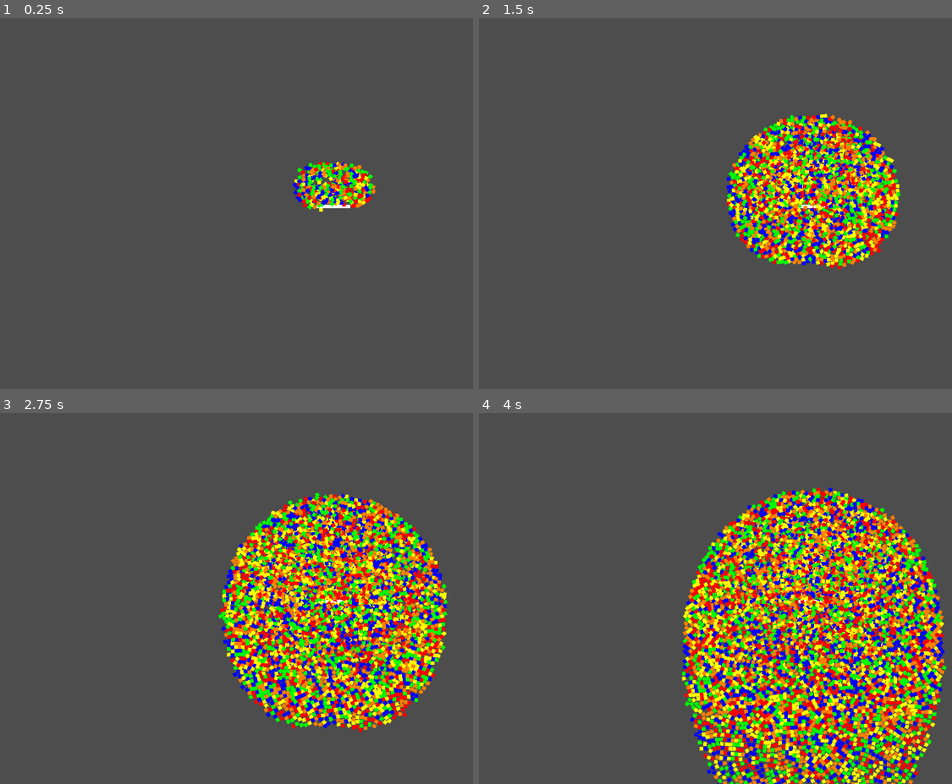
Above: before the commit, frames 1-4 (two rows, left to right).
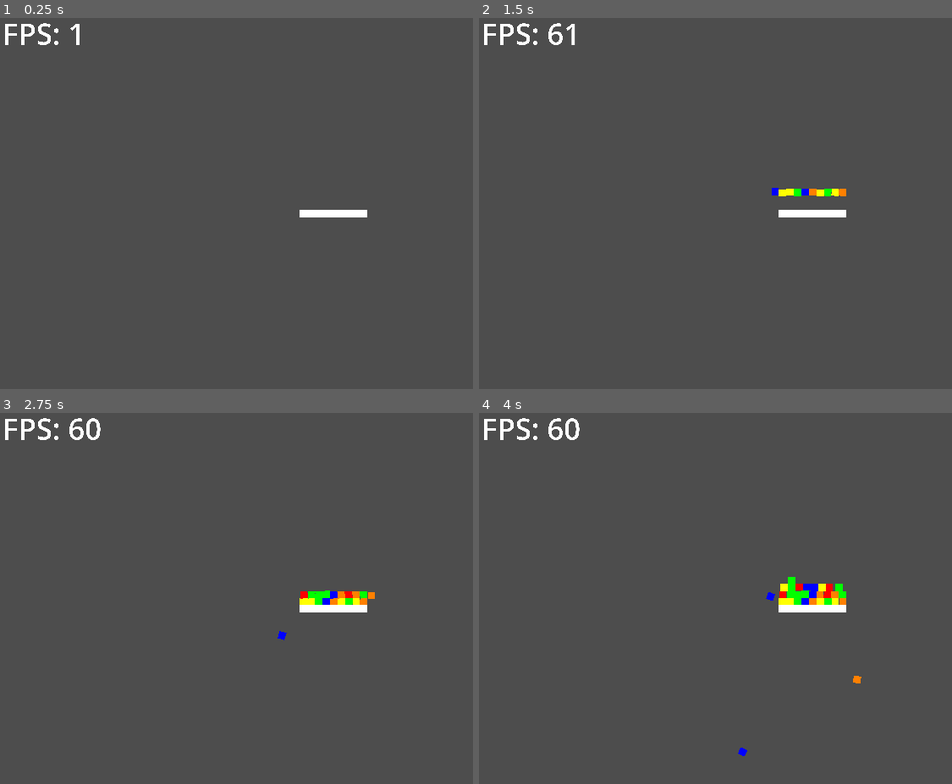
Above: after the commit, the same moments.

Repository: Tassnaz/FallingBlock
Game: Godot game, scene res://Scenes/main.tscn
Same seed, same stepped clock (60 frames per second), same inputs: the game is played once before the commit and once after it.
Inputs (mouse positions are in pixels of both pictures, inside the frame that each line leads up to):
- Up to frame 1 (0.25 s): no input
- Up to frame 2 (1.5 s): move the mouse to (786, 214) at 0.52 s; click (786, 214) at 0.6 s; move the mouse to (862, 248) at 1.27 s; click (862, 248) at 1.35 s
- Up to frame 3 (2.75 s): move the mouse to (326, 509) at 2.02 s; click (326, 509) at 2.1 s
- Up to frame 4 (4 s): move the mouse to (805, 724) at 2.77 s; click (805, 724) at 2.85 s; move the mouse to (753, 776) at 3.52 s; click (753, 776) at 3.6 s

The runs differ from the first frame. In frame 1, 2.3% of the frame differs, in the area x 1-80%, y 1-54%; in frame 2, 12%; in frame 3, 23%; in frame 4, 35%, in the area x 1-99%, y 1-100%.

Commit message:
fps counter and optimized

Diff:
--- a/Scenes/block.tscn
+++ b/Scenes/block.tscn
@@ -13,20 +13,25 @@
 script = ExtResource("1_qxedk")
 
 [node name="Sprite2D" type="Sprite2D" parent="."]
-position = Vector2(603.551, 81.5)
+position = Vector2(520.551, 279.5)
 scale = Vector2(0.847344, 0.605)
 texture = ExtResource("2_eaff6")
 
 [node name="CollisionShape2D" type="CollisionShape2D" parent="."]
-position = Vector2(603.102, 81.5039)
+position = Vector2(520.102, 279.504)
 shape = SubResource("RectangleShape2D_njwlo")
 
 [node name="MouseBox" type="Area2D" parent="."]
 
 [node name="CollisionShape2D" type="CollisionShape2D" parent="MouseBox"]
-position = Vector2(603, 82)
+position = Vector2(520, 280)
 shape = SubResource("RectangleShape2D_j74kv")
 debug_color = Color(1.97336e-06, 0.639287, 0.366812, 0.42)
 
+[node name="VisibleOnScreenNotifier2D" type="VisibleOnScreenNotifier2D" parent="."]
+position = Vector2(520.5, 279.5)
+scale = Vector2(6.35, 6.05)
+
 [connection signal="mouse_entered" from="MouseBox" to="." method="_on_mouse_box_mouse_entered"]
 [connection signal="mouse_exited" from="MouseBox" to="." method="_on_mouse_box_mouse_exited"]
+[connection signal="screen_exited" from="VisibleOnScreenNotifier2D" to="." method="_on_visible_on_screen_notifier_2d_screen_exited"]
--- a/Scenes/main.tscn
+++ b/Scenes/main.tscn
@@ -1,14 +1,16 @@
-[gd_scene load_steps=3 format=3 uid="uid://0cdnry12lqwy"]
+[gd_scene load_steps=4 format=3 uid="uid://0cdnry12lqwy"]
 
 [ext_resource type="Script" path="res://Scripts/main.gd" id="1_3an2g"]
+[ext_resource type="Script" path="res://Scripts/label.gd" id="2_5ihoc"]
 
 [sub_resource type="RectangleShape2D" id="RectangleShape2D_52lr8"]
 size = Vector2(1152.25, 119.5)
 
 [node name="Main" type="Node2D"]
 script = ExtResource("1_3an2g")
-RespawnTime = 0.01
-BlocksPerSpawn = 50
+RespawnTime = 1.0
+BlocksPerSpawn = 10
+metadata/_edit_horizontal_guides_ = [-254.0, -38.0]
 
 [node name="Platform" type="StaticBody2D" parent="."]
 
@@ -28,4 +30,13 @@
 
 [node name="Camera2D" type="Camera2D" parent="."]
 position = Vector2(576, 336)
-zoom = Vector2(0.05, 0.05)
+zoom = Vector2(0.1, 0.1)
+
+[node name="Label" type="Label" parent="."]
+offset_left = -5055.0
+offset_top = -2825.0
+offset_right = -4076.0
+offset_bottom = -2143.0
+theme_override_font_sizes/font_size = 500
+text = "FPS "
+script = ExtResource("2_5ihoc")
--- a/Scripts/block.gd
+++ b/Scripts/block.gd
@@ -34,3 +34,8 @@
 
 func _on_mouse_box_mouse_exited():
 	can_click = false
+
+
+func _on_visible_on_screen_notifier_2d_screen_exited():
+	print("holy optimized")
+	queue_free()
--- /dev/null
+++ b/Scripts/label.gd
@@ -0,0 +1,4 @@
+extends Label
+
+func _physics_process(delta):
+	text = "FPS: %d" % Engine.get_frames_per_second()
--- a/project.godot
+++ b/project.godot
@@ -17,37 +17,14 @@
 
 [display]
 
-window/stretch/mode="viewport"
+window/stretch/mode="canvas_items"
 window/stretch/aspect="ignore"
 
 [input]
 
-Drop={
+Spawn={
 "deadzone": 0.5,
 "events": [Object(InputEventKey,"resource_local_to_scene":false,"resource_name":"","device":-1,"window_id":0,"alt_press …(191 unchanged characters)…
-, Object(InputEventKey,"resource_local_to_scene":false,"resource_name":"","device":-1,"window_id":0,"alt_pressed":false,"shift_pressed":false,"ctrl_pressed":false,"meta_pressed":false,"pressed":false,"keycode":0,"physical_keycode":4194322,"key_label":0,"unicode":0,"location":0,"echo":false,"script":null)
-]
-}
-Reset={
-"deadzone": 0.5,
-"events": [Object(InputEventKey,"resource_local_to_scene":false,"resource_name":"","device":-1,"window_id":0,"alt_pressed":false,"shift_pressed":false,"ctrl_pressed":false,"meta_pressed":false,"pressed":false,"keycode":0,"physical_keycode":82,"key_label":0,"unicode":114,"location":0,"echo":false,"script":null)
-]
-}
-Left={
-"deadzone": 0.5,
-"events": [Object(InputEventKey,"resource_local_to_scene":false,"resource_name":"","device":-1,"window_id":0,"alt_pressed":false,"shift_pressed":false,"ctrl_pressed":false,"meta_pressed":false,"pressed":false,"keycode":0,"physical_keycode":65,"key_label":0,"unicode":97,"location":0,"echo":false,"script":null)
-, Object(InputEventKey,"resource_local_to_scene":false,"resource_name":"","device":-1,"window_id":0,"alt_pressed":false,"shift_pressed":false,"ctrl_pressed":false,"meta_pressed":false,"pressed":false,"keycode":0,"physical_keycode":4194319,"key_label":0,"unicode":0,"location":0,"echo":false,"script":null)
-]
-}
-Right={
-"deadzone": 0.5,
-"events": [Object(InputEventKey,"resource_local_to_scene":false,"resource_name":"","device":-1,"window_id":0,"alt_pressed":false,"shift_pressed":false,"ctrl_pressed":false,"meta_pressed":false,"pressed":false,"keycode":0,"physical_keycode":68,"key_label":0,"unicode":100,"location":0,"echo":false,"script":null)
-, Object(InputEventKey,"resource_local_to_scene":false,"resource_name":"","device":-1,"window_id":0,"alt_pressed":false,"shift_pressed":false,"ctrl_pressed":false,"meta_pressed":false,"pressed":false,"keycode":0,"physical_keycode":4194321,"key_label":0,"unicode":0,"location":0,"echo":false,"script":null)
-]
-}
-LeftClick={
-"deadzone": 0.5,
-"events": [Object(InputEventMouseButton,"resource_local_to_scene":false,"resource_name":"","device":-1,"window_id":0,"alt_pressed":false,"shift_pressed":false,"ctrl_pressed":false,"meta_pressed":false,"button_mask":0,"position":Vector2(0, 0),"global_position":Vector2(0, 0),"factor":1.0,"button_index":1,"canceled":false,"pressed":false,"double_click":false,"script":null)
 ]
 }
 
